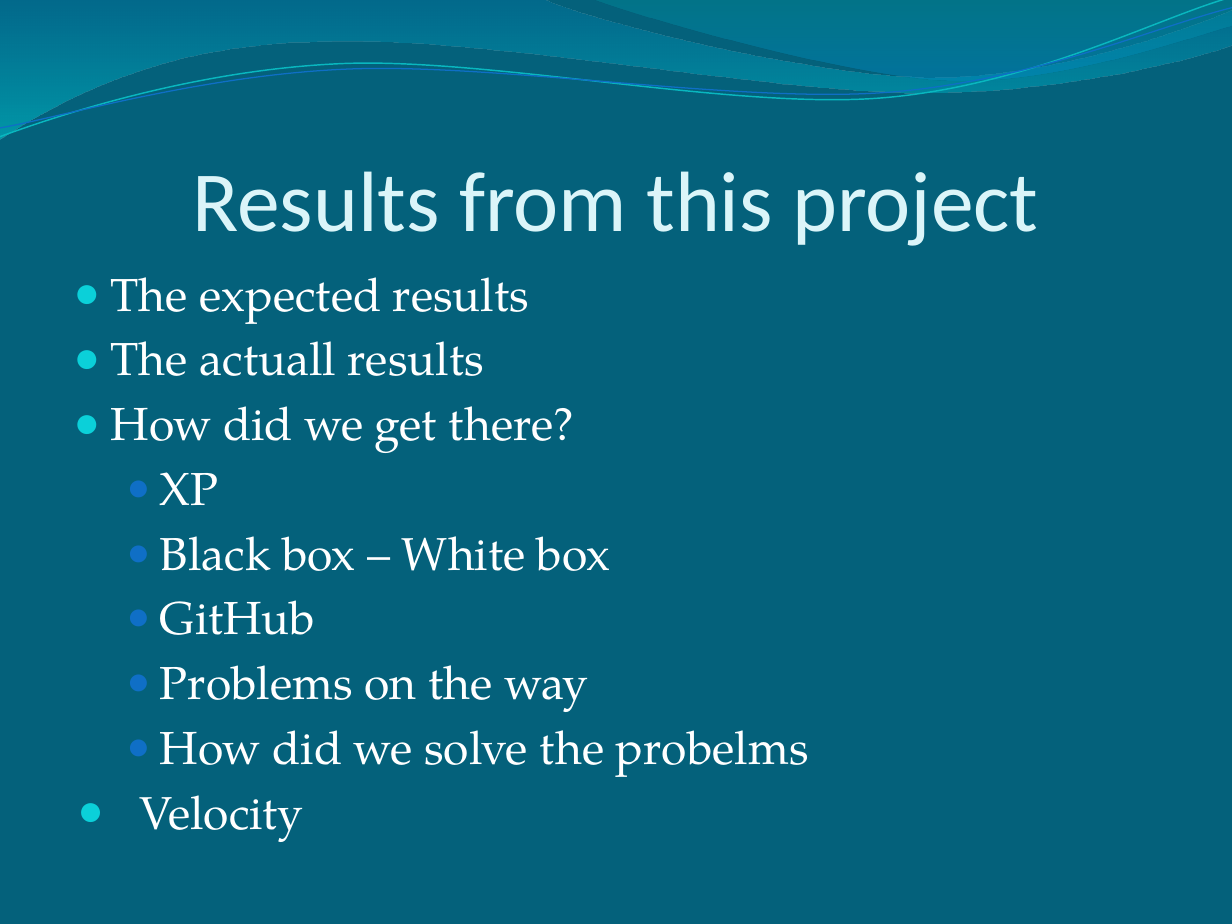
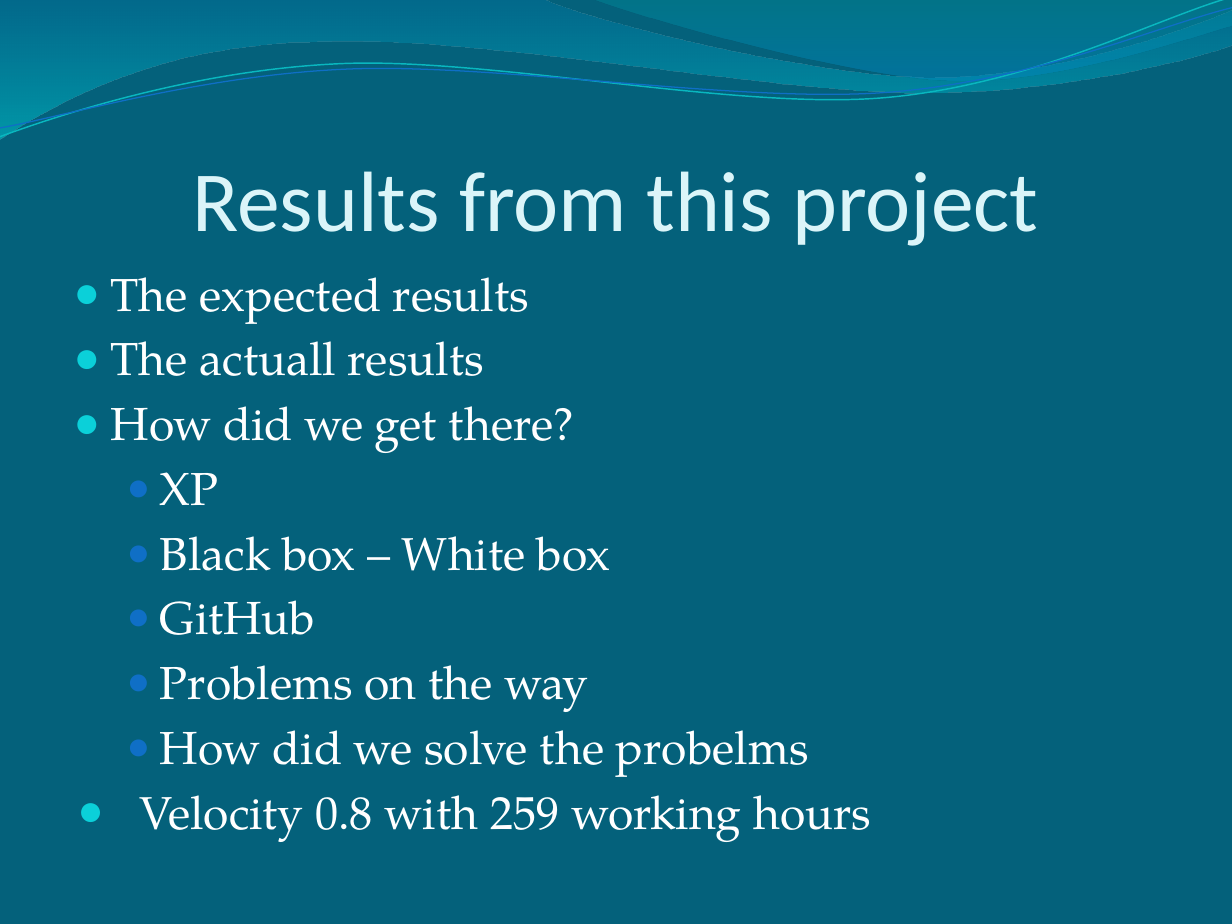
Before and after one commit to Pontus92/JAMP, a slide deck: slide 14 of PowerPoint/Easy Speech.pptx. Drawn at 1232x924 pixels with LibreOffice and Linux fonts; fonts in the diff are those of the drawing. Boxes give left, top, right and bottom in pixels: in the first picture for what was removed or moved away, otherwise in the second. Text is boxed around its words. In the diff, an @@ line names an element or a change of style, - is before the commit and + after.

```diff
--- a/PowerPoint/Easy Speech.pptx
+++ b/PowerPoint/Easy Speech.pptx
@@ text at box(139, 795, 871, 842): text changed @@
-● Velocity
+● Velocity 0.8 with 259 working hours
```
